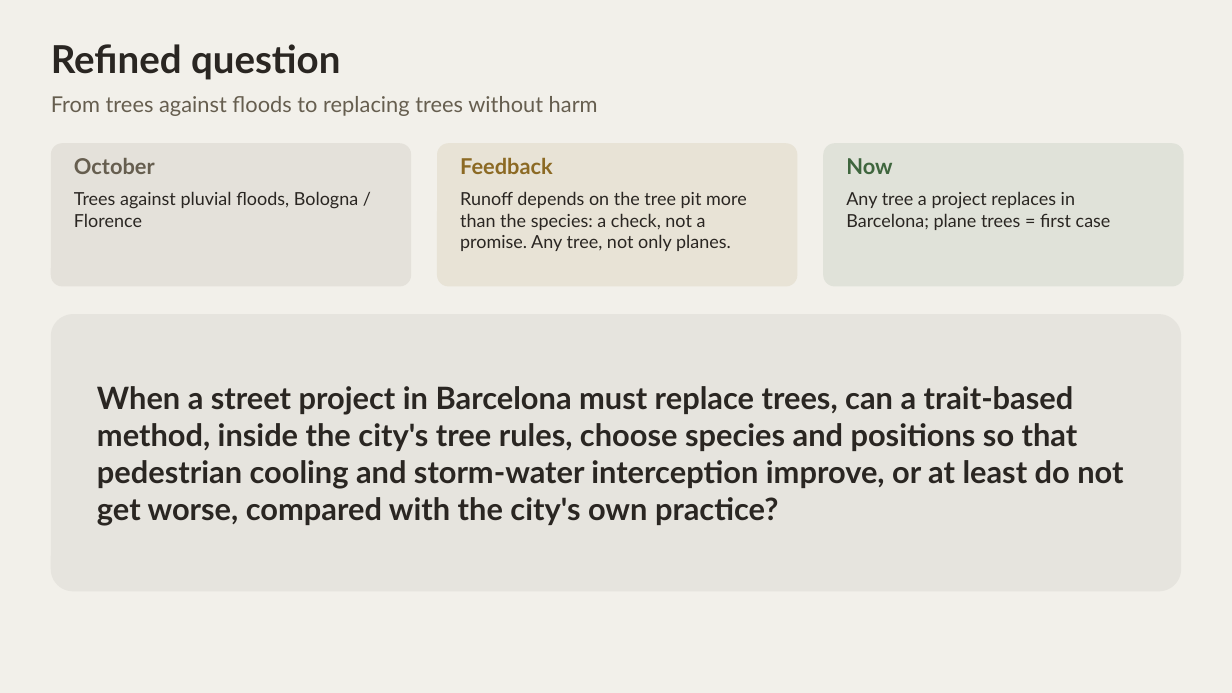
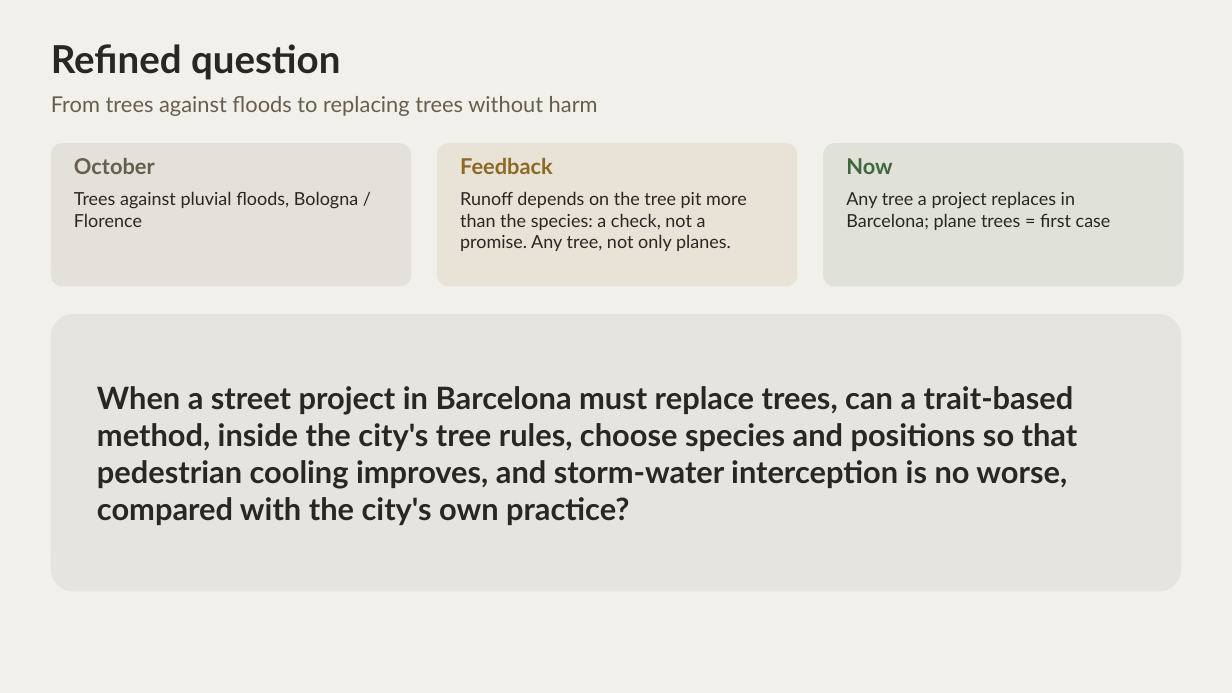
Before and after one commit to giofox96/shade-and-sponge, a slide deck: slide 5 of slides/rm_final/shade_and_sponge_rm_personal.pptx (slide 4 before the commit). Drawn at 1232x693 pixels with LibreOffice and Linux fonts; fonts in the diff are those of the drawing. Boxes give left, top, right and bottom in pixels: in the first picture for what was removed or moved away, otherwise in the second. Text is boxed around its words. In the diff, an @@ line names an element or a change of style, - is before the commit and + after.

```diff
--- a/slides/rm_final/shade_and_sponge_rm_personal.pptx
+++ b/slides/rm_final/shade_and_sponge_rm_personal.pptx
@@ text at (97,386,1078,525): text changed @@
-When a street project in Barcelona must replace trees, can a trait-based method, inside the city's tree rules, choose species and positions so that pedestrian cooling and storm-water interception improve, or at least do not get worse, compared with the city's own practice?
+When a street project in Barcelona must replace trees, can a trait-based method, inside the city's tree rules, choose species and positions so that pedestrian cooling improves, and storm-water interception is no worse, compared with the city's own practice?
```
Also in this commit, not shown: 2 other slides changed, 3 slides added, 2 other files.
